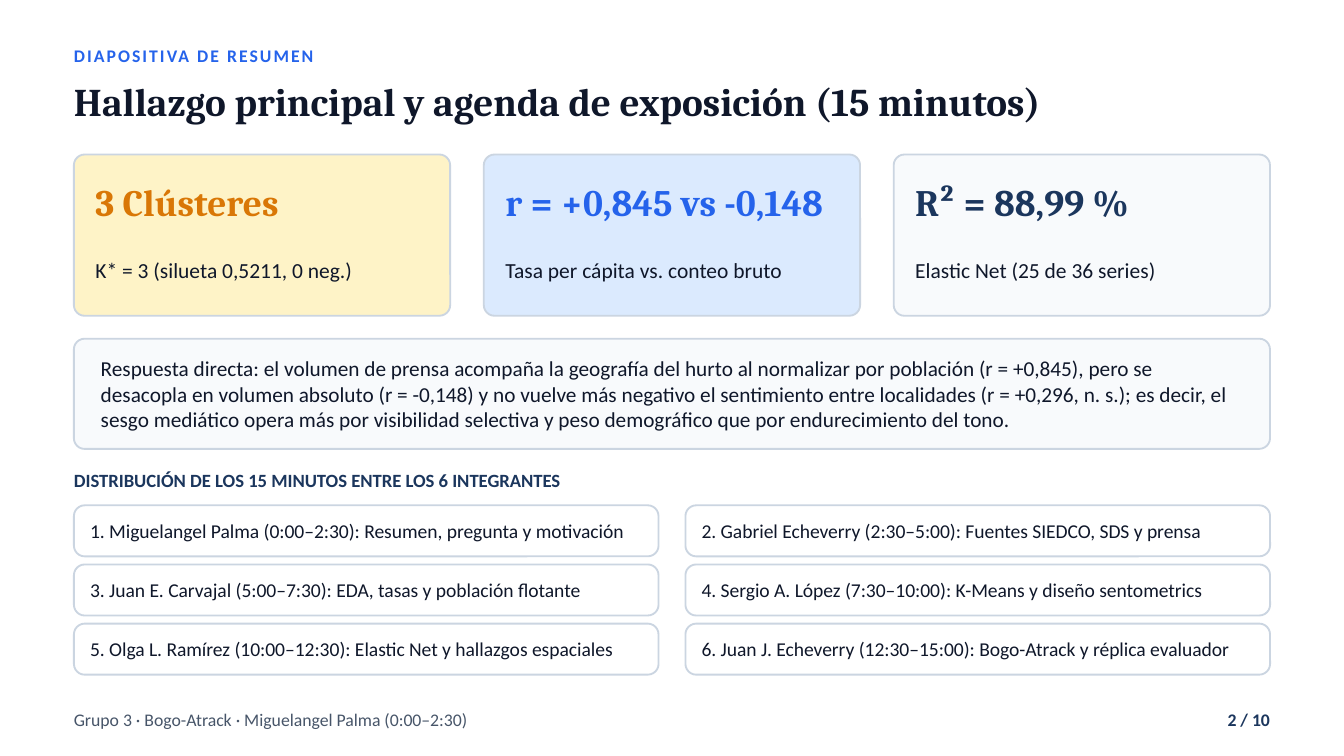
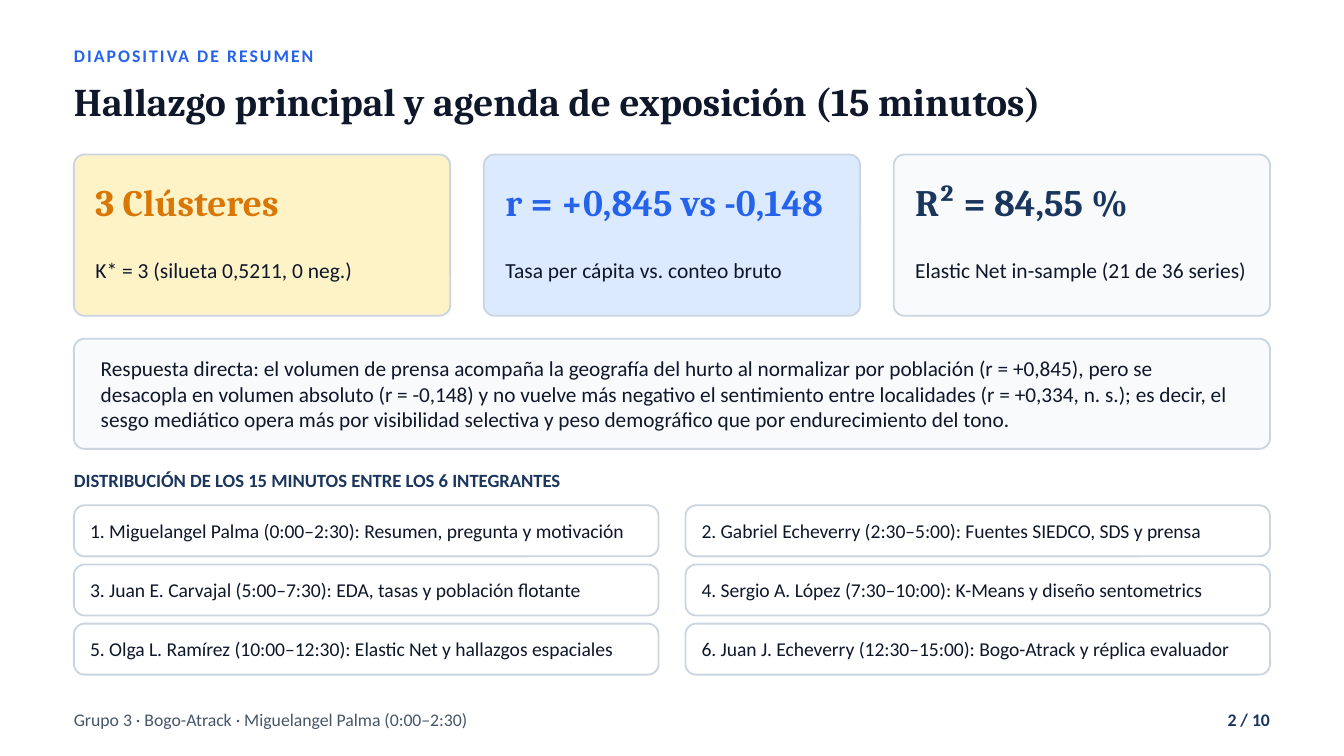
Before and after one commit to juanjo-edm/Repo_Entrega_Final_Taller_R, a slide deck: slide 2 of output/entregas/03_presentacion_plenaria/presentacion_grupo_3.pptx. Drawn at 1344x756 pixels with LibreOffice and Linux fonts; fonts in the diff are those of the drawing. Boxes give left, top, right and bottom in pixels: in the first picture for what was removed or moved away, otherwise in the second. Text is boxed around its words. In the diff, an @@ line names an element or a change of style, - is before the commit and + after.

Commit message:
fix(sentometrics,docs,entregas): corrige tildes en crimen_es/valenceIn, agrega validacion OOS vs AR(1) y estandariza Grupo 3

```diff
--- a/output/entregas/03_presentacion_plenaria/presentacion_grupo_3.pptx
+++ b/output/entregas/03_presentacion_plenaria/presentacion_grupo_3.pptx
@@ text at (915,185,1083,221): text changed @@
-R² = 88,99 %
+R² = 84,55 %
@@ text at (915,262,1246,282): text changed @@
-Elastic Net (25 de 36 series)
+Elastic Net in-sample (21 de 36 series)
@@ text at (101,360,1226,431): text changed @@
-Respuesta directa: el volumen de prensa acompaña la geografía del hurto al normalizar por población (r = +0,845), pero se desacopla en volumen absoluto (r = -0,148) y no vuelve más negativo el sentimiento entre localidades (r = +0,296, n. s.); es decir, el sesgo mediático opera más por visibilidad selectiva y peso demográfico que por endurecimiento del tono.
+Respuesta directa: el volumen de prensa acompaña la geografía del hurto al normalizar por población (r = +0,845), pero se desacopla en volumen absoluto (r = -0,148) y no vuelve más negativo el sentimiento entre localidades (r = +0,334, n. s.); es decir, el sesgo mediático opera más por visibilidad selectiva y peso demográfico que por endurecimiento del tono.
```
Also in this commit, not shown: 4 other slides changed, 54 other files.
